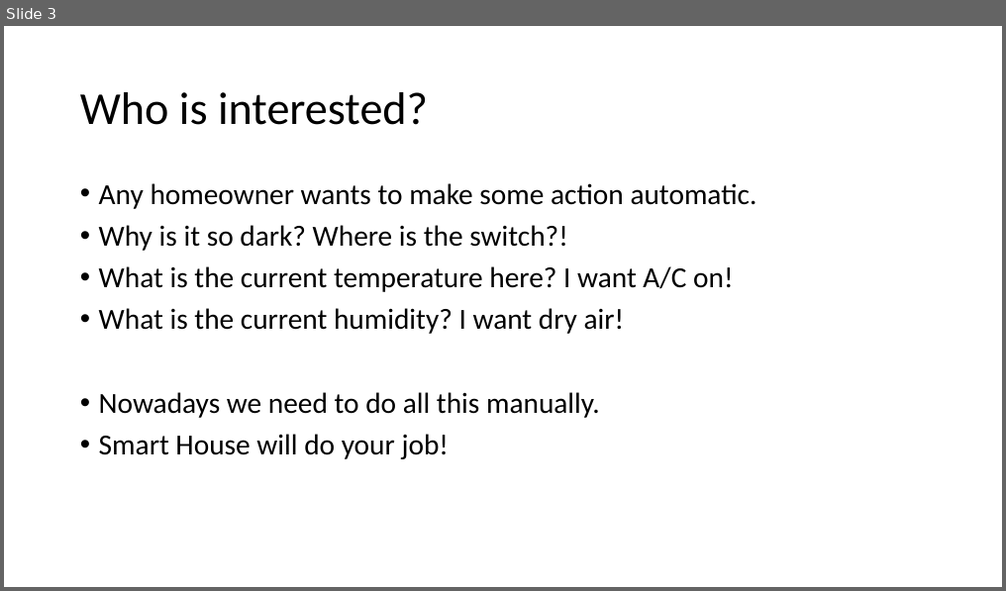
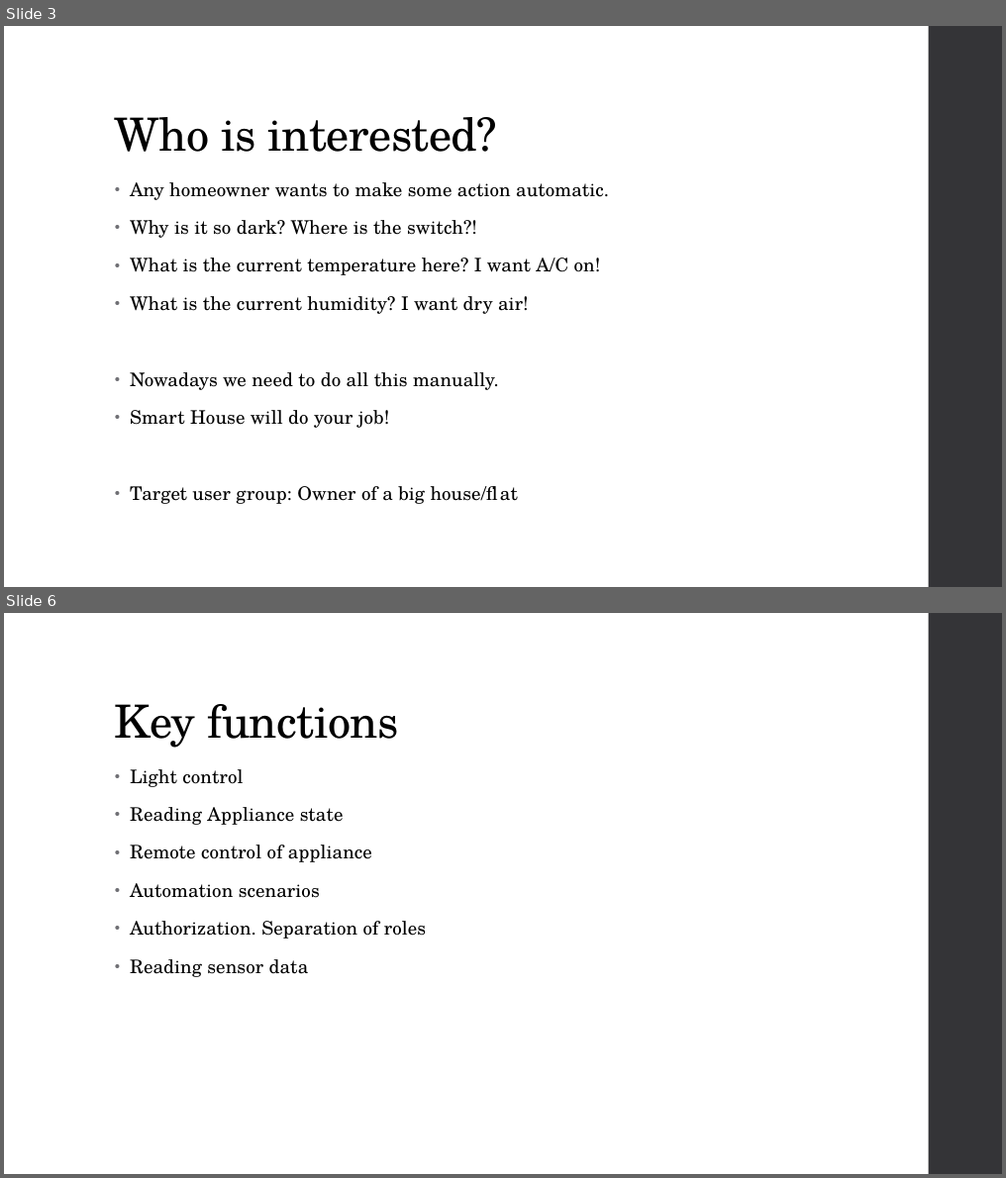
Before and after one commit to DmitryMI/EamaProject, a slide deck: Documentation/App idea.pptx. Shown one above the other, each under a label of ours: slide 3 before the commit, slides 3 and 6 after it; the slides between them are not shown. The pictures are 1006x591 and 1006x1178 pixels, drawn with LibreOffice and Linux fonts; fonts in the diff are those of the drawing. Boxes give left, top, right and bottom in pixels: in the first picture for what was removed or moved away, otherwise in the second. Text is boxed around its words. In the diff, an @@ line names an element or a change of style, - is before the commit and + after.

```diff
--- a/Documentation/App idea.pptx
+++ b/Documentation/App idea.pptx
@@ slide 6 added at box(4, 613, 1002, 1174), background #FFFFFF; not listed: 1 template element that a slide beside it also shows @@
@@ title added at box(115, 704, 399, 748), 44 pt, text #000000 @@
+Key functions
@@ text added at box(130, 769, 426, 977), 18 pt, text #000000 @@
+• Light control
+• Reading Appliance state
+• Remote control of appliance
+• Automation scenarios
+• Authorization. Separation of roles
+• Reading sensor data
@@ slide 3 changed as well @@
@@ rectangle added at box(929, 26, 1002, 587), fill #353537 @@
@@ title "Who is interested?": place and size @@
-title "Who is interested?" at box(80, 92, 428, 125)
+title "Who is interested?" at box(115, 117, 498, 152)
@@ title "Who is interested?" at box(115, 117, 498, 152): font Calibri to TeX Gyre Schola, letter spacing 0 to -0.5 pt; vertical alignment middle to bottom @@
@@ text "Any homeowner wants to make ...": place and size @@
-text "Any homeowner wants to make ..." at box(99, 183, 757, 460)
+text "Any homeowner wants to make ..." at box(130, 182, 609, 504)
@@ text at box(130, 182, 609, 428): size 28 to 18 pt, font Calibri to TeX Gyre Schola, letter spacing 0 to 0.1 pt in "Any homeowner wants to make some action ...", "Why is it so dark? Where is ...", "What is the current temperature here? I ...", "What is the current humidity? I want ..." and 2 more places; indent changed; line spacing 0.9 to 0.95; more space between paragraphs @@
@@ text at box(130, 486, 498, 504): paragraph added @@
+• Target user group: Owner of a big house/flat
```
Also in this commit, not shown: 10 other slides changed, 3 other slides added, 1 slide removed, 3 other files.
